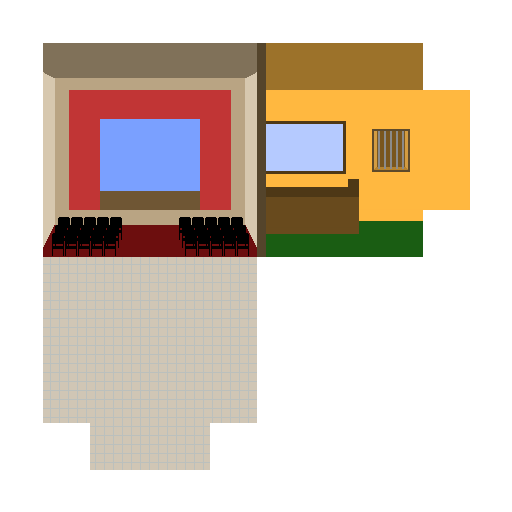
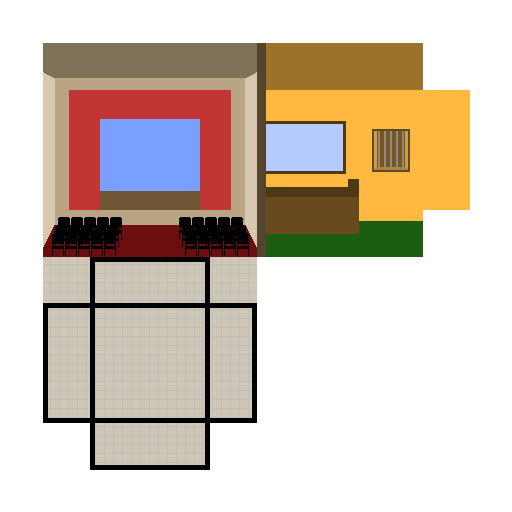
Layers edited between the first and the second 512×512 image:
added layer "Rectangle 2" above "Rectangle 1" over box(90, 257, 210, 470)
added layer "Rectangle 1" above "Ledger" over box(43, 303, 257, 423)
